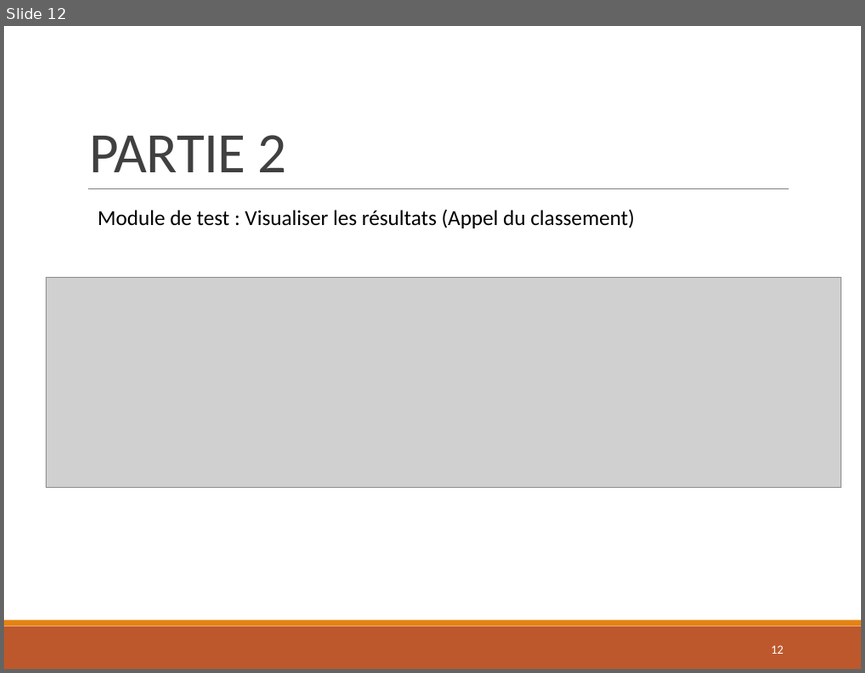
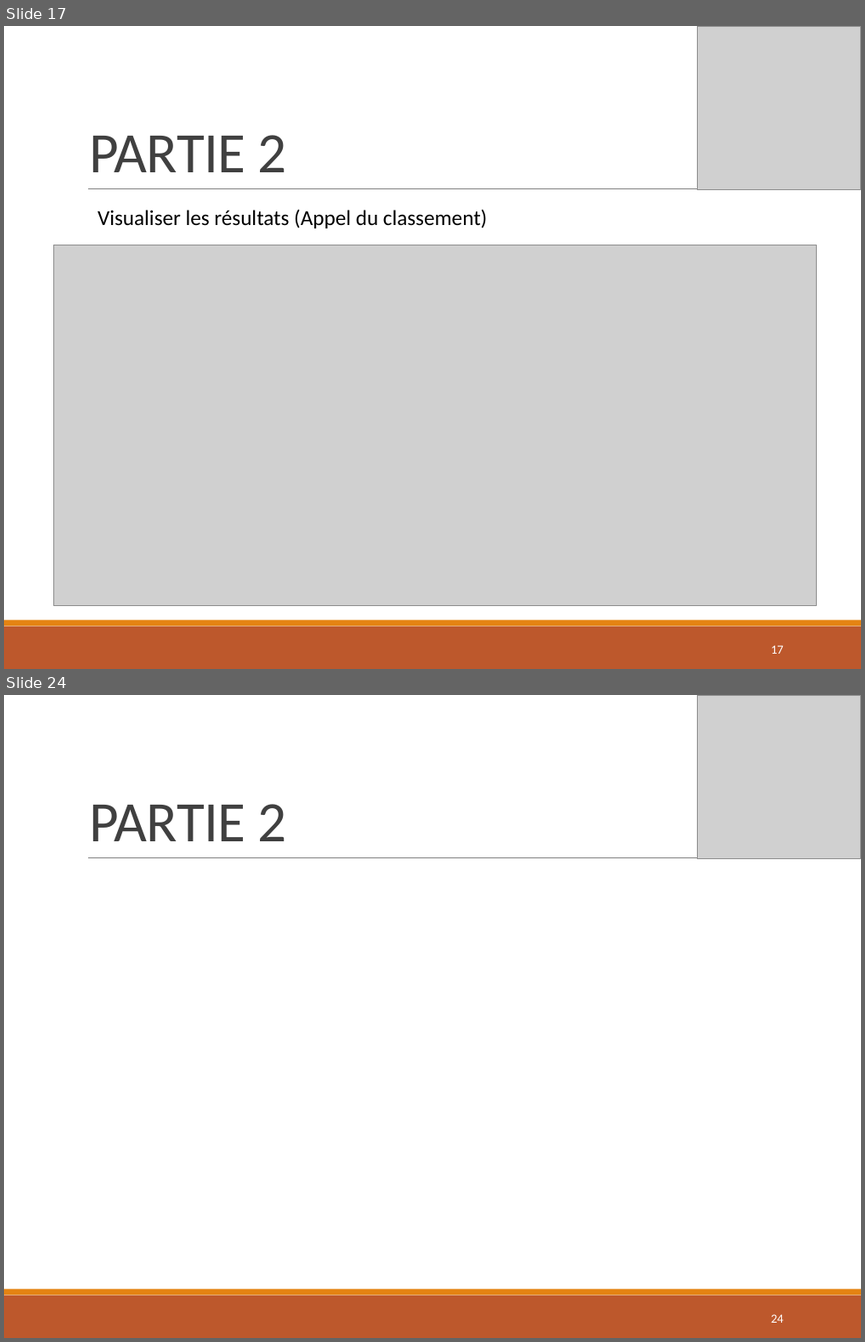
Before and after one commit to Colbert1/Projet_CrossLaPro, a slide deck: Ressources/Presentation_Projet_CrossLaPro_E3_Danel.pptx. Shown one above the other, each under a label of ours: slide 12 before the commit, slides 17 and 24 after it; the slides between them are not shown. The pictures are 865x673 and 865x1342 pixels, drawn with LibreOffice and Linux fonts; fonts in the diff are those of the drawing; grey boxes stand for pictures; background and template pictures are left out. Boxes give left, top, right and bottom in pixels: in the first picture for what was removed or moved away, otherwise in the second. Text is boxed around its words. In the diff, an @@ line names an element or a change of style, - is before the commit and + after.

```diff
--- a/Ressources/Presentation_Projet_CrossLaPro_E3_Danel.pptx
+++ b/Ressources/Presentation_Projet_CrossLaPro_E3_Danel.pptx
@@ slide 24 added at (4, 695, 861, 1338), background picture (left out); not listed: 3 template elements that a slide beside it also shows @@
@@ picture added at (697, 695, 861, 859) @@
@@ title added at (90, 804, 286, 841), 48 pt, text #404040 @@
+PARTIE 2
@@ page number added at (771, 1314, 783, 1322), 10.5 pt, text #FFFFFF @@
+24
@@ what was slide 12 is now slide 17 @@
@@ slide 17 changed as well @@
@@ picture added at (697, 26, 861, 190) @@
@@ text at (98, 209, 487, 228): text changed @@
-Module de test : Visualiser les résultats (Appel du classement)
+Visualiser les résultats (Appel du classement)
@@ picture: place and size @@
-picture at (46, 277, 841, 488)
+picture at (53, 244, 817, 604)
@@ page number at (771, 645, 783, 653): text changed @@
-12
+17
```
Also in this commit, not shown: 12 other slides changed, 11 other slides added, 1 slide removed, 10 other files.
